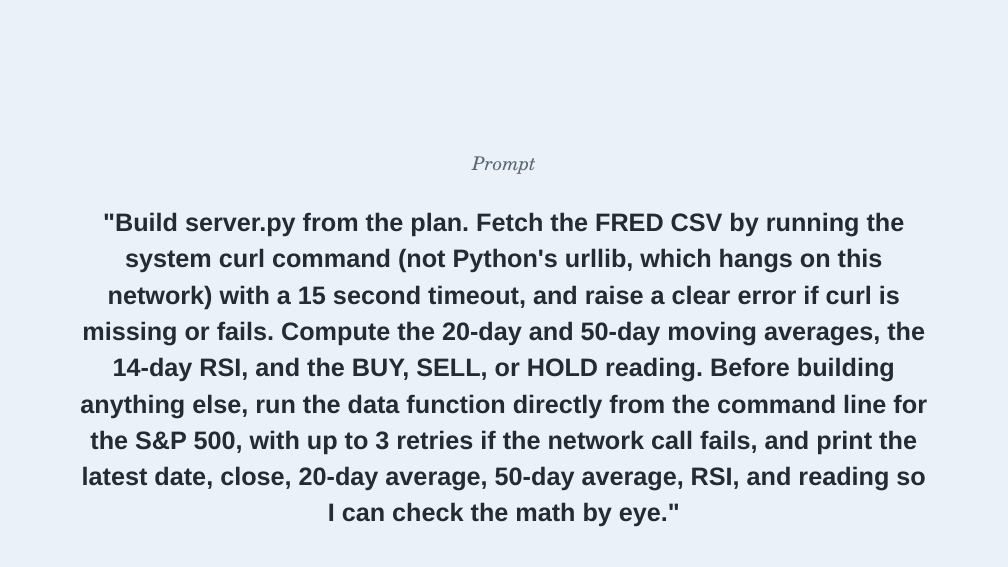
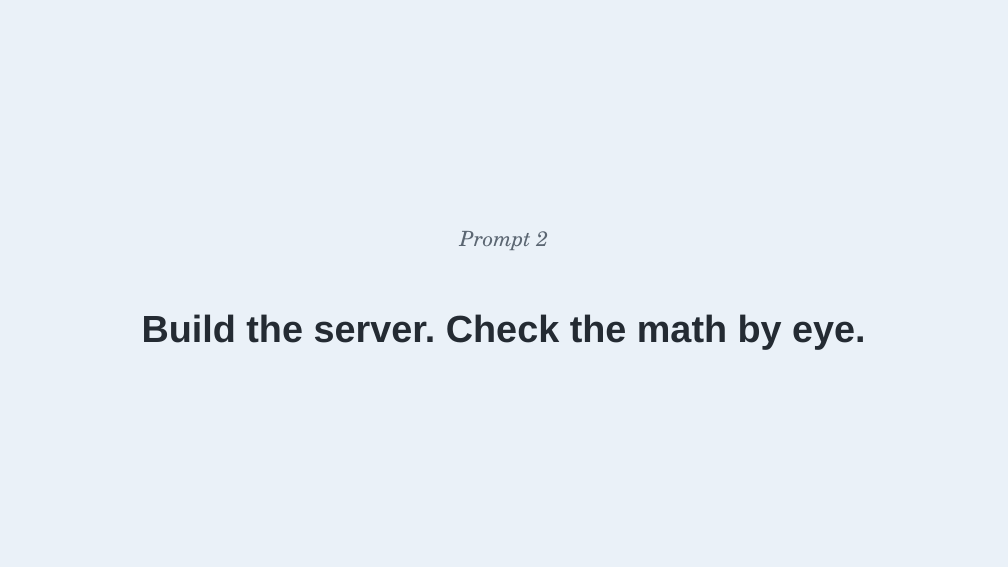
Before and after one commit to benjiesotelo-sudo/Telos_FIN1209, a slide deck: slide 4 of special-lecture/FIN1209-Special-Lecture-3-BuildIt.pptx. Drawn at 1008x567 pixels with LibreOffice and Linux fonts; fonts in the diff are those of the drawing. Boxes give left, top, right and bottom in pixels: in the first picture for what was removed or moved away, otherwise in the second. Text is boxed around its words. In the diff, an @@ line names an element or a change of style, - is before the commit and + after.

```diff
--- a/special-lecture/FIN1209-Special-Lecture-3-BuildIt.pptx
+++ b/special-lecture/FIN1209-Special-Lecture-3-BuildIt.pptx
@@ text at bbox=[460, 231, 549, 250]: text changed; size 18 to 20 pt @@
-Prompt
+Prompt 2
@@ text at bbox=[142, 314, 866, 349]: text changed; size 24 to 36 pt @@
-"Build server.py from the plan. Fetch the FRED CSV by running the system curl command (not Python's urllib, which hangs on this network) with a 15 second timeout, and raise a clear error if curl is missing or fails. Compute the 20-day and 50-day moving averages, the 14-day RSI, and the BUY, SELL, or HOLD reading. Before building anything else, run the data function directly from the command line for the S&P 500, with up to 3 retries if the network call fails, and print the latest date, close, 20-day average, 50-day average, RSI, and reading so I can check the math by eye."
+Build the server. Check the math by eye.
```
Also in this commit, not shown: 4 other slides changed, 2 slides added, 2 slides removed, 10 other files.
